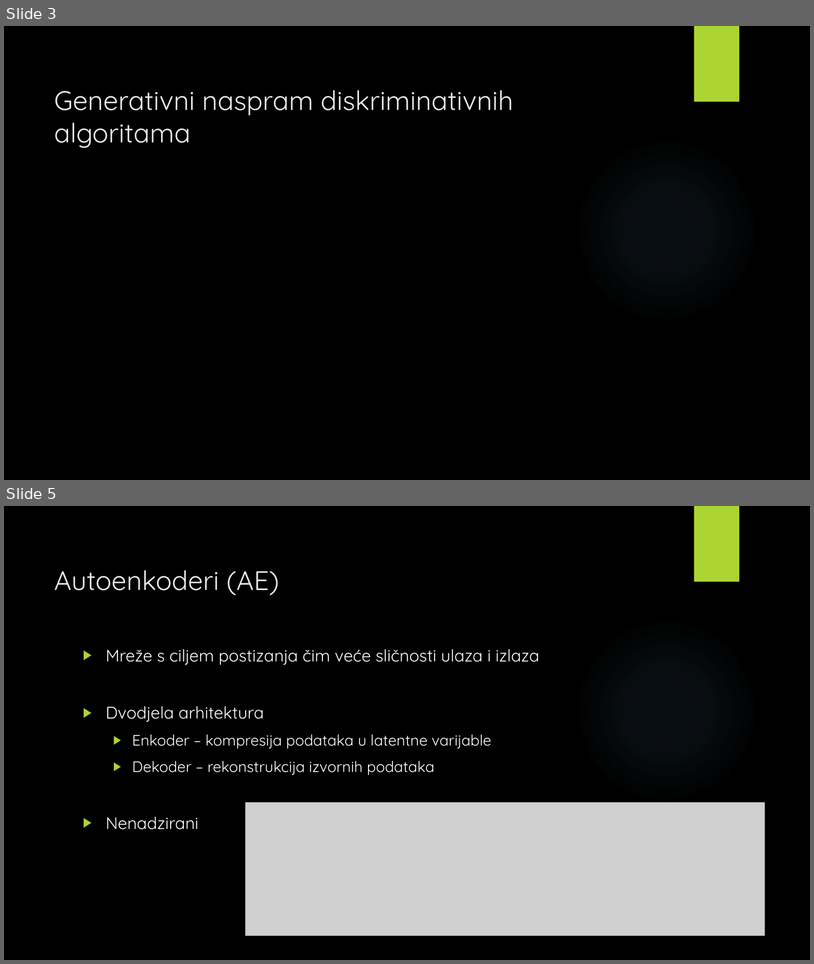
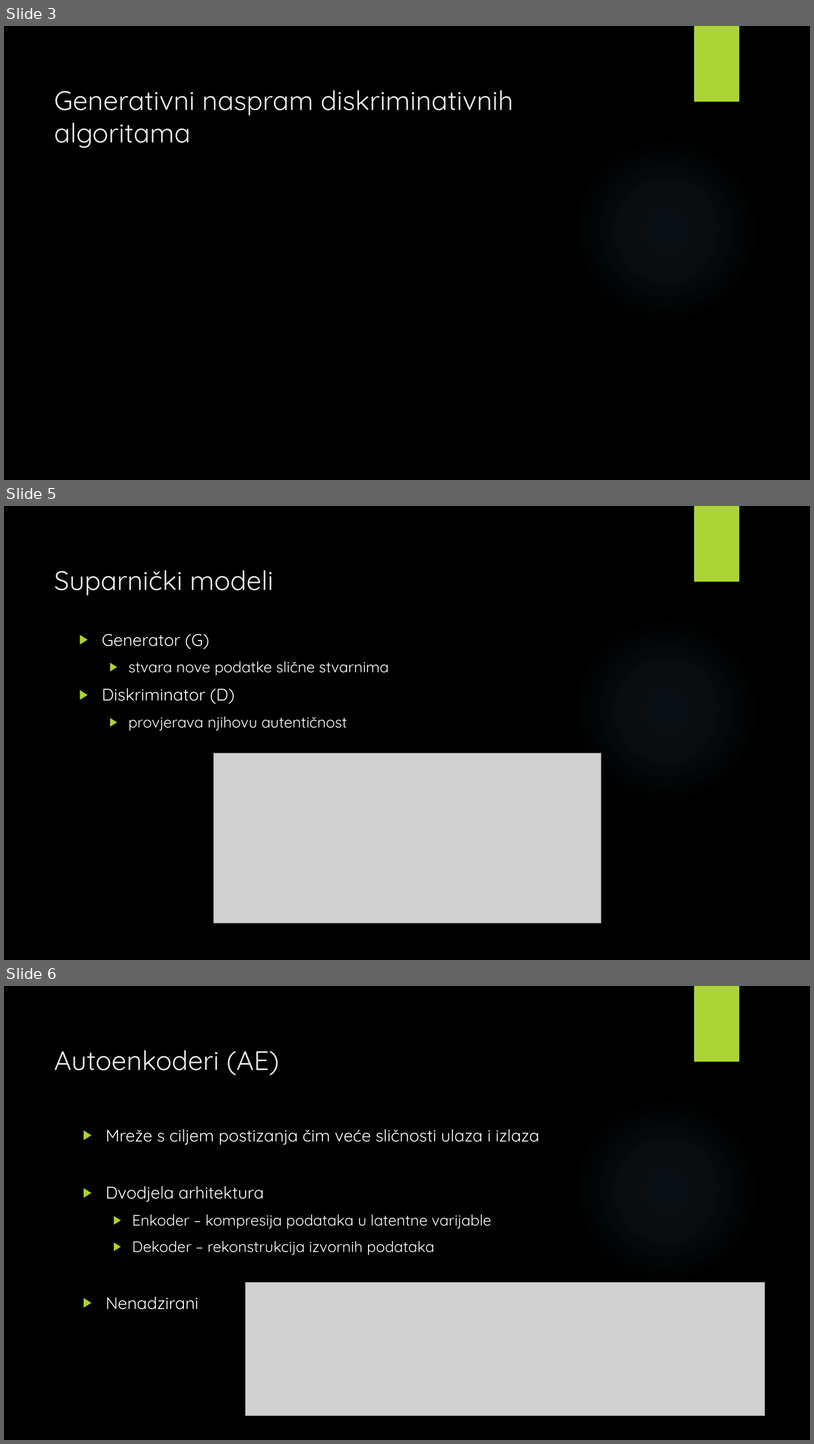
Before and after one commit to v-silverfin/fer-graduate-seminar, a slide deck: kvukic-seminar-presentation-2018.pptx. Shown one above the other, each under a label of ours: slides 3 and 5 before the commit, slides 3, 5 and 6 after it; the slides between them are not shown. The pictures are 814x964 and 814x1444 pixels, drawn with LibreOffice and Linux fonts; fonts in the diff are those of the drawing; grey boxes stand for pictures; background and template pictures are left out. Boxes give left, top, right and bottom in pixels: in the first picture for what was removed or moved away, otherwise in the second. Text is boxed around its words. In the diff, an @@ line names an element or a change of style, - is before the commit and + after.

```diff
--- a/kvukic-seminar-presentation-2018.pptx
+++ b/kvukic-seminar-presentation-2018.pptx
@@ slide 5 added at (4,506,810,960), background picture (left out); not listed: 2 template elements that a slide beside it also shows @@
@@ title added at (54,570,273,595), 32 pt, text #EBEBEB @@
+Suparnički modeli
@@ text added at (102,634,389,730), 18 pt, text #FFFFFF @@
+▶ Generator (G)
+  ▶ stvara nove podatke slične stvarnima
+▶ Diskriminator (D)
+  ▶ provjerava njihovu autentičnost
@@ picture added at (214,753,602,924) @@
@@ what was slide 5 is now slide 6 @@
```
Also in this commit, not shown: 5 slides changed, 1 slide removed.
